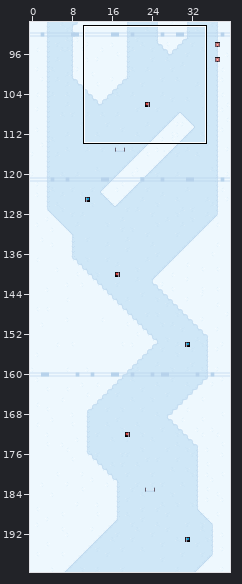
Two versions of a level (LDtk project, ski.ldtk). The picture above shows the old version from afar; the outline marks the close-up.
Close-up. Old version:
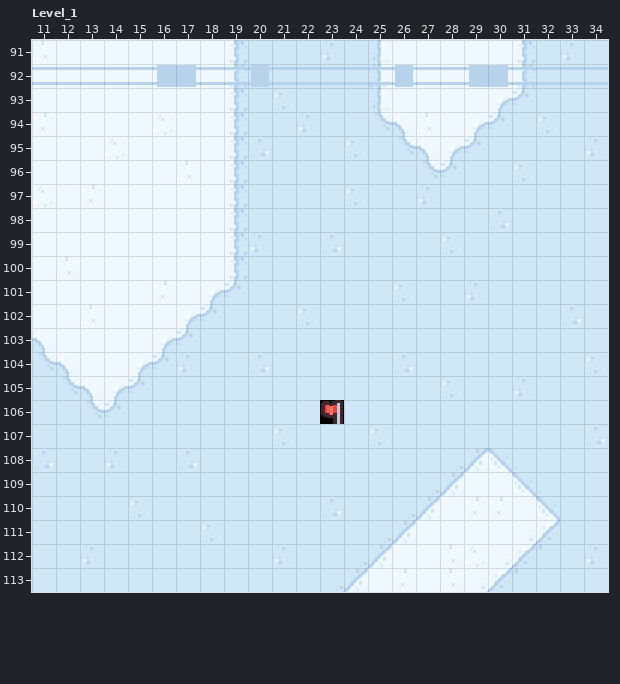
Cells are 16x16 px. Shown: Level_1 x 11..34, y 91..113. The commit also changed other parts of the map, which this record leaves out.
New version:
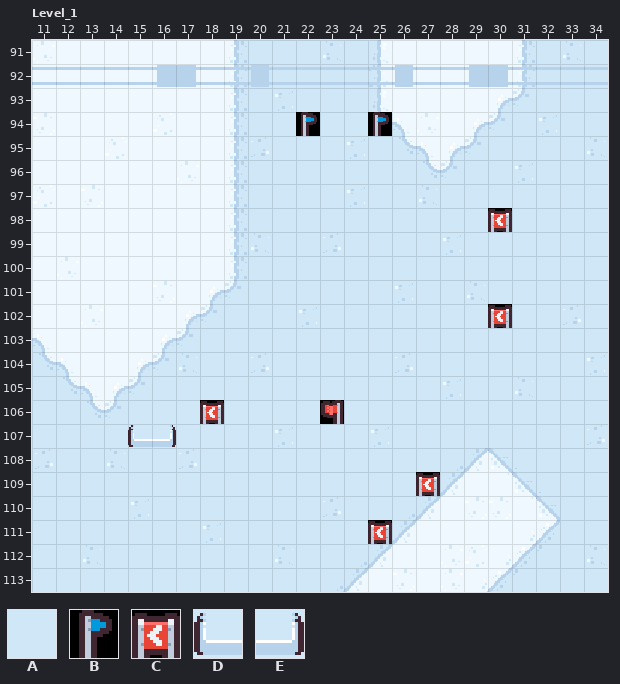
Key: from "SkiTiles": A 2, B 9, C 32, D 62, E 63.
_ is an empty cell.
What changed:
Layer "Layer_0":
Tile D replaces tile A in row 107 at x 15.
Tile E replaces tile A in row 107 at x 16.
Layer "Gates":
Tile B is added in row 94 at x 22 and 25.
Tile C is added in row 98 at x 30; in row 102 at x 30; in row 106 at x 18; in row 109 at x 27; in row 111 at x 25.
Boxes around the changes in both close-ups, in picture pixels (x1, y1, x2, y2):
added: (296, 112, 320, 136)
added: (368, 112, 392, 136)
added: (488, 208, 512, 232)
added: (488, 304, 512, 328)
added: (200, 400, 224, 424)
changed: (128, 425, 176, 447)
added: (416, 472, 440, 496)
added: (368, 520, 392, 544)
